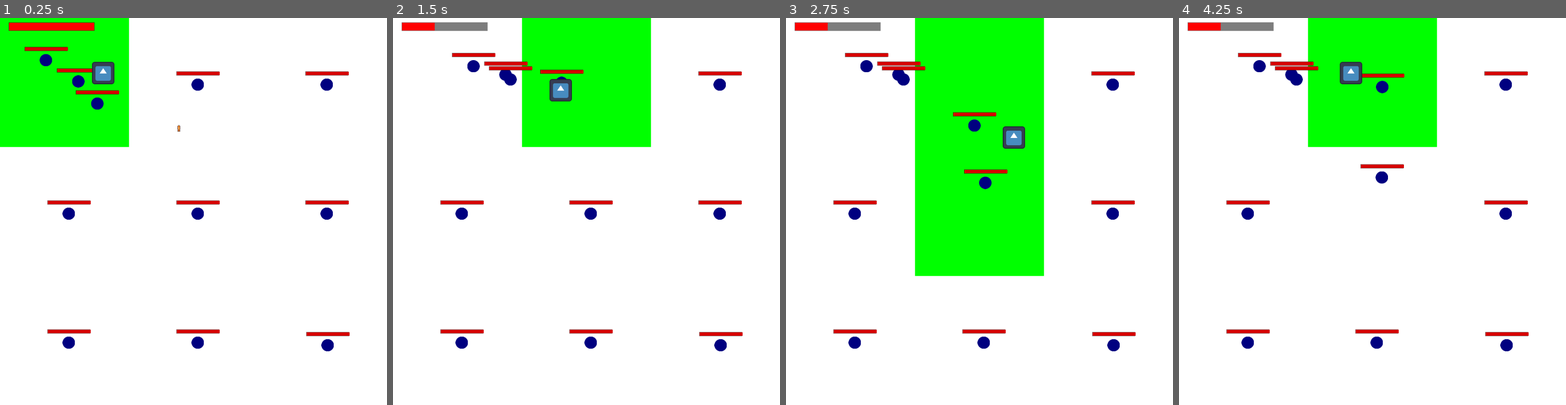
Above: before the commit, frames 1-4 (left to right).
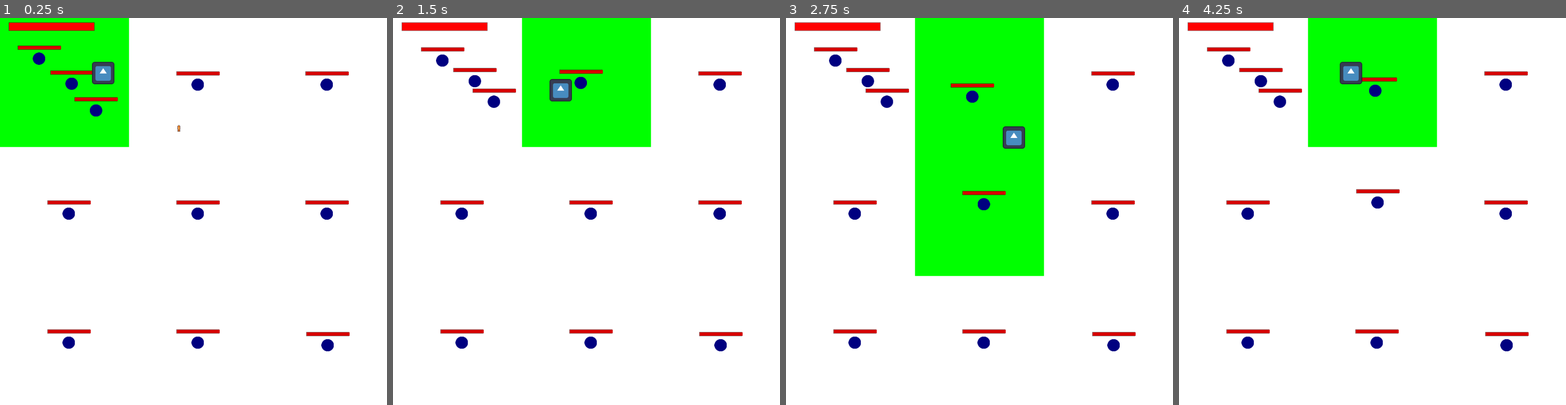
Above: after the commit, the same moments.

Repository: Jcalafange/IA_para_jogos
Game: Godot game, scene res://Cena1.tscn
Two runs of this game, one before a commit and one after it. Both use one fixed random seed, a clock stepped at 60 frames per second and the inputs below. The engine's default icon, where the game draws it, is replaced by a stand-in: a white triangle on a blue panel in a dark square.
Inputs (mouse positions are in pixels of both pictures, inside the frame that each line leads up to):
- Up to frame 1 (0.25 s): no input
- Up to frame 2 (1.5 s): move the mouse to (671, 192) at 0.52 s; hold D (move_right) 0.53-1.28 s; click (671, 192) at 0.67 s; move the mouse to (509, 230) at 1.27 s; hold S (move_down) from 1.28 s (still down)
- Up to frame 3 (2.75 s): move the mouse to (1018, 126) at 2.02 s; release S (move_down) at 2.03 s; hold D (move_right) from 2.03 s (still down)
- Up to frame 4 (4.25 s): move the mouse to (1353, 288) at 2.77 s; release D (move_right) at 2.78 s; hold W (move_up) 2.78-3.53 s; click (1353, 288) at 2.92 s; move the mouse to (1488, 269) at 3.52 s; hold A (move_left) from 3.53 s (still down)

The runs differ from the first frame. In frame 1, 0.9% of the frame differs, in the area x 4-31%, y 7-26%; in frame 2, 1.7%; in frame 3, 2.4%, in the area x 7-58%, y 1-50%; in frame 4, 2.3%.

Commit message:
Coreção da saida dos inimigos

Diff:
--- a/Scripts/GameController.gd
+++ b/Scripts/GameController.gd
@@ -20,6 +20,8 @@
 	timer.connect("timeout", Callable(self, "_on_spawn_power_up_timer_timeout"))
 	add_child(timer)
 	timer.start()
+
+	print_all_zones_and_balls()
 
 func _on_spawn_power_up_timer_timeout():
 	var random_position = Vector2(randf() * 800, randf() * 600)  # Define uma posição aleatória
@@ -62,25 +64,21 @@
 func _on_player_status_change(currentLife):
 	hpBar.size.x = (currentLife/100.0) * hpBar.size.x # Replace with function body.
 
-func add_ball_to_zone(zone: Area2D, ball: ballController) -> void:
-	# Adiciona a bola à lista de bolas da zona
-	if zone is ZonaController:
-		zone.balls_in_zone.append(ball)
-		print("Bola adicionada à zona: ", zone.name)
-
 # Função chamada quando uma bola entra em uma zona
 func _on_ball_entered_zone(zone: ZonaController, ball: ballController) -> void:
 	# Adiciona a bola à zona ativa
 	if zone not in active_zones:
 		#active_zones.append(zone)
-		zone.balls_in_zone.append(ball)  # Adiciona a bola à zona
-		print("Bola entrou na zona: ", zone.name)
+		if ball not in zone.balls_in_zone:
+			zone.balls_in_zone.append(ball)  # Adiciona a bola à zona
+			print("Bola entrou na zona: ", zone.name)
 
 func remove_ball_from_zone(zone: Area2D, ball: ballController) -> void:
 	# Remove a bola da lista de bolas da zona
 	if zone is ZonaController:
 		zone.balls_in_zone.erase(ball)
 		print("Bola removida da zona: ", zone.name)
+	print_all_zones_and_balls()
 
 func spawn_power_up(position: Vector2):
 	var power_up_scene = preload("res://scenes/PowerUp/PowerUp.tscn")  # Caminho para a cena do power-up
@@ -91,3 +89,12 @@
 	# Conecta o power-up ao jogador
 	var player = get_tree().get_nodes_in_group("Player")[0]  # Supondo que o jogador está no grupo "Player"
 	player.connect_power_up(power_up_instance)
+
+func print_all_zones_and_balls() -> void:
+	for zone in all_zones:
+		var ball_names = []
+		# Coleta os nomes das bolas dentro da zona
+		for ball in zone.balls_in_zone:
+			ball_names.append(ball.name)
+		# Imprime o nome da zona e suas bolas
+		print(zone.name + ": " + str(ball_names))
--- a/Scripts/ZoneController.gd
+++ b/Scripts/ZoneController.gd
@@ -49,9 +49,16 @@
 	return position.x >= self.position.x and position.x <= self.position.x + zone_size.x and position.y >= self.position.y and position.y <= self.position.y + zone_size.y
 
 func move_balls(delta: float) -> void:
+	var bounds = get_zone_bounds()
 	for ball in balls_in_zone:
 		if ball and is_instance_valid(ball):
 			ball.move(delta)
 
 func _on_ball_destructed(ball: ballController) -> void:
 	balls_in_zone.erase(ball)
+
+func get_zone_bounds() -> Rect2:
+	var collision_shape = $CollisionShape2D.shape
+	var zone_size = Vector2(collision_shape.extents.x * 2, collision_shape.extents.y * 2)
+	var zone_position = position - zone_size / 2
+	return Rect2(zone_position, zone_size)
--- a/Scripts/ballController.gd
+++ b/Scripts/ballController.gd
@@ -8,7 +8,7 @@
 	FLEEING
 }
 
-var velocity : float = 25.0
+var velocity : float = 15.0
 var direction : int = 1
 var maxLife: float = 100.0
 var currentLife: float = 0.0
